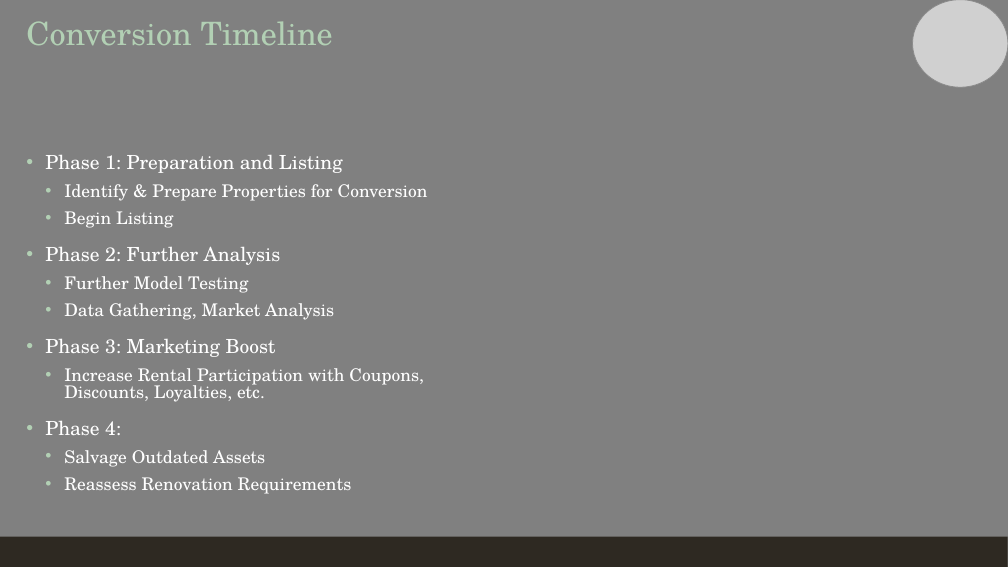
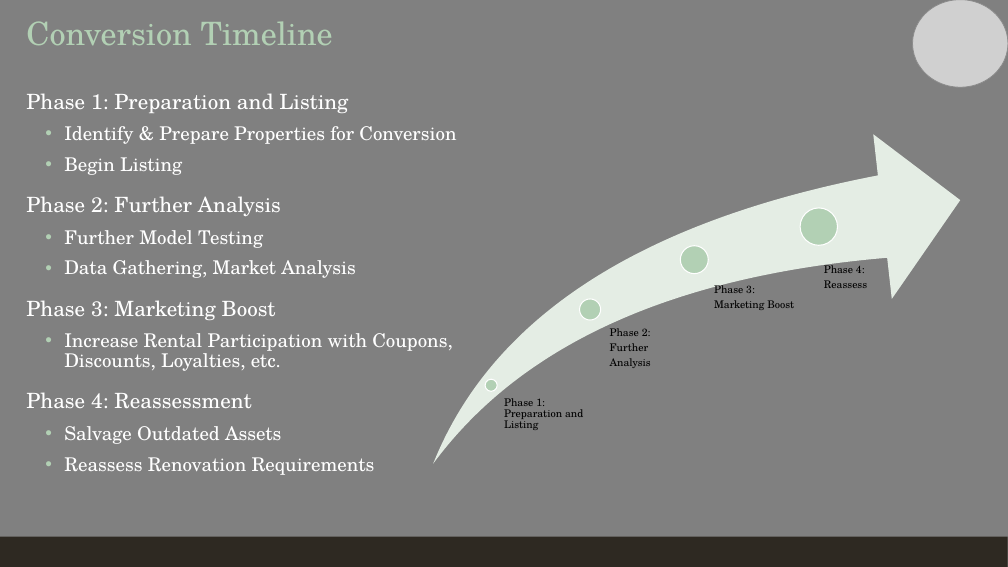
Before and after one commit to ShivaPrab/Capstone, a slide deck: slide 7 of Analysis and Reccomendation Presentation.pptx (slide 6 before the commit). Drawn at 1008x567 pixels with LibreOffice and Linux fonts; fonts in the diff are those of the drawing; grey boxes stand for pictures. Boxes give left, top, right and bottom in pixels: in the first picture for what was removed or moved away, otherwise in the second. Text is boxed around its words. In the diff, an @@ line names an element or a change of style, - is before the commit and + after.

```diff
--- a/Analysis and Reccomendation Presentation.pptx
+++ b/Analysis and Reccomendation Presentation.pptx
@@ text "Phase 1: Preparation and Listing": place and size @@
-text "Phase 1: Preparation and Listing" at <box>45,155,428,494</box>
+text "Phase 1: Preparation and Listing" at <box>26,93,456,475</box>
@@ text at <box>26,93,456,475</box>: size 18.5 to 20 pt in "Phase 1: Preparation and Listing", "Phase 2: Further Analysis", "Phase 3: Marketing Boost"; size 16.6 to 18 pt in "Identify & Prepare Properties for Conversion", "Begin Listing", "Further Model Testing", "Data Gathering, Market Analysis" and 3 more places; bullet • to none; line spacing 0.8 to 0.9 @@
@@ group added at <box>433,135,960,464</box>: 4 ellipses, 4 texts, 1 swoosh arrow @@
+Phase 1: Preparation and Listing
+Phase 2:
+Further
+Analysis
+Phase 3:
+Marketing Boost
+Phase 4:
+Reassess
@@ text at <box>26,392,251,408</box>: text changed; size 18.5 to 20 pt @@
-• Phase 4:
+Phase 4: Reassessment
```
Also in this commit, not shown: 5 other slides changed, 3 slides added, 2 slides removed.
